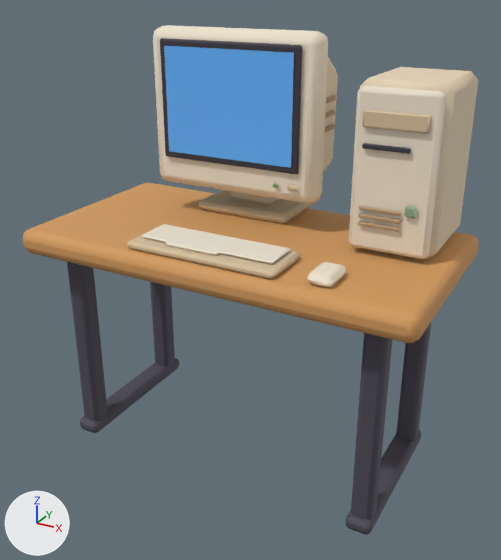
The glTF model public/models/era_crt_desk.glb: old version first, new version second.
The view is the same before and after, from a 50 mm camera at (0.741, -1.086, 1.117) aimed at (0.006, 0.25, 0.449). The axes (+X, +Y, +Z) are drawn at lower left. The lights are the same throughout. The older version comes first. Vertices at exactly the same position are counted once.

The first picture shows 'crt_screen', 'era_crt_desk'.
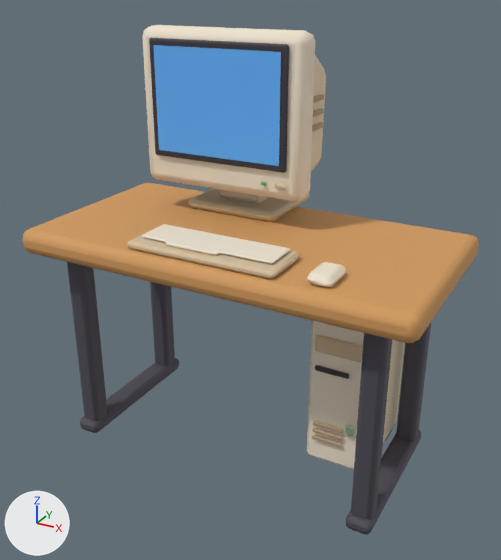
What differs and where, as boxes [x1, y1, x2, y2] in the pictures (501 x 560 px; the box of a moved part takes in the faces that stretch with it):
part 1 of me_era_crt_desk, moved or reshaped: before [362, 143, 411, 154]; after [315, 365, 349, 379]
part 2 of me_era_crt_desk, moved or reshaped: before [198, 190, 320, 224]; after [188, 188, 309, 222]
part 3 of me_era_crt_desk, moved or reshaped: before [287, 185, 298, 192]; after [275, 183, 286, 190]
part 4 of me_era_crt_desk, moved or reshaped: before [363, 109, 431, 133]; after [315, 335, 363, 363]
part 5 of me_era_crt_desk, moved or reshaped: before [323, 57, 338, 172]; after [311, 55, 326, 171]
part 6 of me_era_crt_desk, moved or reshaped: before [360, 67, 478, 259]; after [383, 340, 405, 442]
part 7 of me_era_crt_desk, moved or reshaped: before [404, 206, 417, 219]; after [345, 425, 354, 437]
part 8 of me_era_crt_desk, added: after [312, 435, 342, 447]
part 9 of me_era_crt_desk, added: after [313, 428, 343, 440]
part 10 of me_era_crt_desk, added: after [313, 421, 343, 433]
part 11 of me_era_crt_desk, added (pale yellow): after [307, 321, 364, 470]
part 12 of me_era_crt_desk, deleted: before [326, 95, 336, 104]
part 13 of me_era_crt_desk, deleted: before [325, 124, 335, 133]
part 14 of me_era_crt_desk, deleted: before [325, 109, 335, 118]
part 15 of me_era_crt_desk, moved or reshaped: before [153, 25, 446, 259]; after [142, 25, 324, 201]

The change, as a list of edits to the scene's bpy script:
```text
Change me_era_crt_desk:
    used by ob_era_crt_desk; location = (0.0, 0.25, 0.54)
    remove me_era_crt_desk.from_pydata(...)  # 1292 vertices, 2452 faces; spans x -0.48..0.48, y -0.25..0.3, z -0.54..0.47
    add me_era_crt_desk.from_pydata(...)  # 1340 vertices, 2540 faces; spans x -0.48..0.48, y -0.25..0.3, z -0.54..0.47
    me_era_crt_desk part 1: the loose piece of 24 vertices spanning x 0.271..0.369, y -0.02..-0.012, z 0.26..0.27 is scaled about its middle by (0.84, 1, 1.17), then moved by (-0.073, -0.04, -0.511)
    me_era_crt_desk part 2: the loose piece of 56 vertices spanning x -0.195..0.055, y 0.08..0.3, z 0.03..0.056 is moved by (-0.03, 0.0, 0.0)
    me_era_crt_desk part 3: the loose piece of 16 vertices spanning x 0.082..0.108, y 0.03..0.038, z 0.133..0.147 is moved by (-0.03, 0.0, 0.0)
    me_era_crt_desk part 4: the loose piece of 24 vertices spanning x 0.269..0.402, y -0.02..-0.011, z 0.302..0.336 is scaled about its middle by (0.84, 1, 1.17), then moved by (-0.075, -0.04, -0.501)
    me_era_crt_desk part 5: the loose piece of 56 vertices spanning x -0.25..0.11, y 0.1..0.259, z 0.116..0.466 is moved by (-0.03, 0.0, 0.0)
    me_era_crt_desk part 6: the loose piece of 24 vertices spanning x 0.24..0.43, y 0.015..0.255, z 0.03..0.39 is scaled about its middle by (0.84, 1, 1.17), then moved by (-0.075, -0.04, -0.52)
    me_era_crt_desk part 7: the loose piece of 16 vertices spanning x 0.369..0.394, y -0.021..-0.011, z 0.131..0.156 is scaled about its middle by (0.84, 1, 1.17), then moved by (-0.082, -0.04, -0.531)
    me_era_crt_desk part 8: the loose piece of 24 vertices spanning x 0.272..0.362, y -0.02..-0.013, z 0.098..0.106 is copied, and the copy is scaled about its middle by (0.84, 1, 1.17), then moved by (-0.072, -0.04, -0.538); it spans x 0.207..0.283, y -0.06..-0.053, z -0.441..-0.432
    me_era_crt_desk part 9: the loose piece of 24 vertices spanning x 0.272..0.362, y -0.02..-0.013, z 0.098..0.106 is copied, and the copy is scaled about its middle by (0.84, 1, 1.17), then moved by (-0.072, -0.04, -0.518); it spans x 0.207..0.283, y -0.06..-0.053, z -0.421..-0.412
    me_era_crt_desk part 10: the loose piece of 24 vertices spanning x 0.272..0.362, y -0.02..-0.013, z 0.098..0.106 is copied, and the copy is scaled about its middle by (0.84, 1, 1.17), then moved by (-0.072, -0.04, -0.499); it spans x 0.207..0.283, y -0.06..-0.053, z -0.401..-0.392
    me_era_crt_desk part 11: a new loose piece of 24 vertices spanning x 0.187..0.333, y -0.051..-0.026, z -0.507..-0.113, in mat_pal_wall_cream (pale yellow #f0e4cf)
    me_era_crt_desk part 12: the loose piece of 24 vertices spanning x 0.111..0.119, y 0.14..0.21, z 0.31..0.322 is deleted
    me_era_crt_desk part 13: the loose piece of 24 vertices spanning x 0.111..0.119, y 0.14..0.21, z 0.244..0.256 is deleted
    me_era_crt_desk part 14: the loose piece of 24 vertices spanning x 0.111..0.119, y 0.14..0.21, z 0.277..0.289 is deleted
    me_era_crt_desk part 15: 70 vertices moved from x -0.248..0.274, y -0.02..0.04, z 0.051..0.445 to x -0.278..0.108, y 0.03..0.21, z 0.124..0.446; 126 vertices removed from x -0.285..0.422, y -0.02..0.11, z 0.041..0.47; 102 vertices added at x -0.315..0.115, y 0.04..0.21, z 0.1..0.47
    other edits to the shape of me_era_crt_desk do not show in these pictures
```
